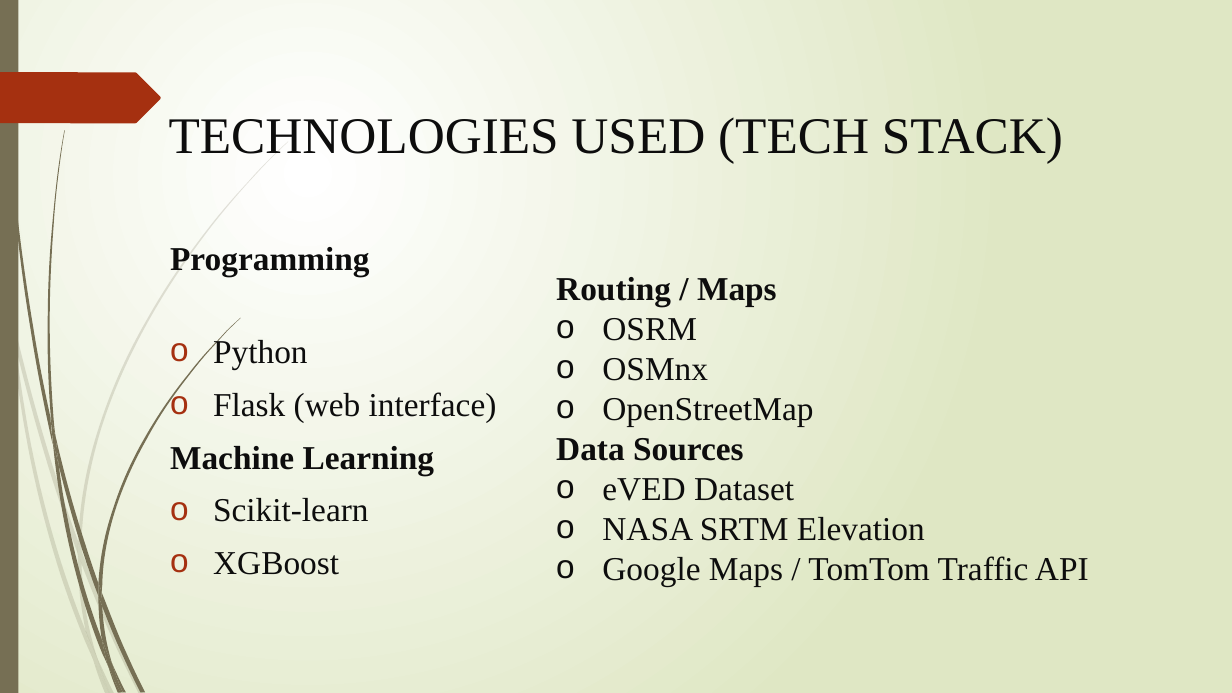
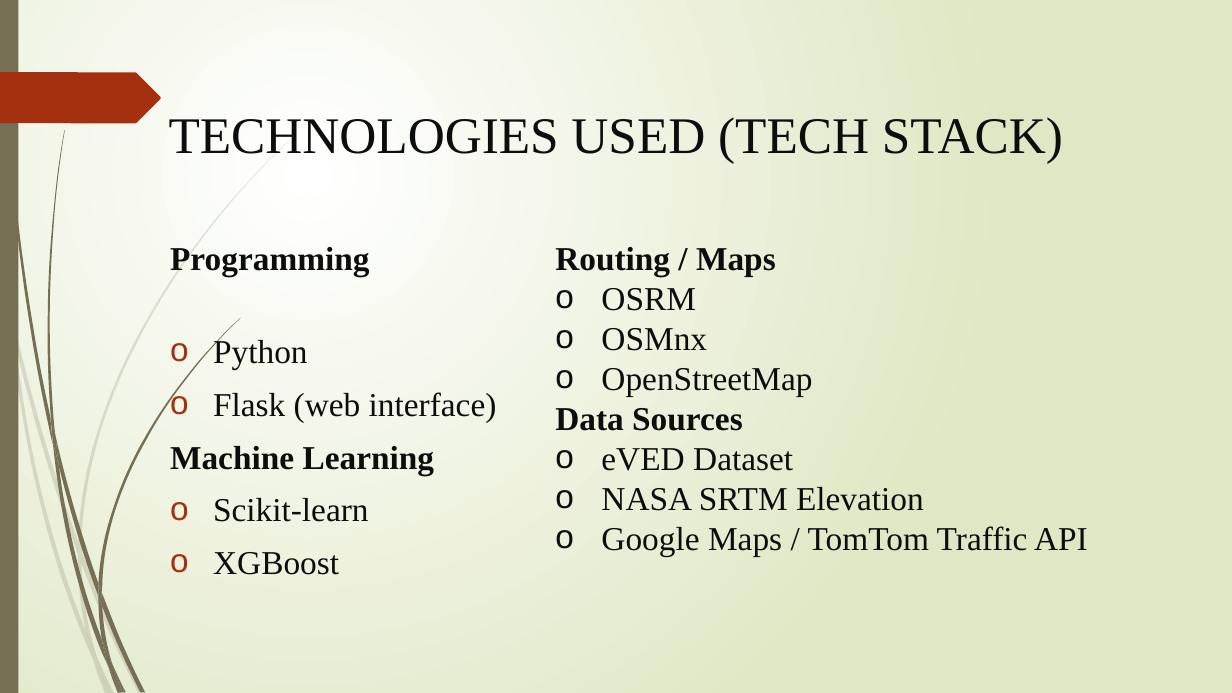
Before and after one commit to Ankit-Pramanick/Fuel_optimization, a slide deck: slide 10 of Project Report.pptx (slide 8 before the commit). Drawn at 1232x693 pixels with LibreOffice and Linux fonts; fonts in the diff are those of the drawing. Boxes give left, top, right and bottom in pixels: in the first picture for what was removed or moved away, otherwise in the second. Text is boxed around its words. In the diff, an @@ line names an element or a change of style, - is before the commit and + after.

```diff
--- a/Project Report.pptx
+++ b/Project Report.pptx
@@ text "Routing / Maps" moved from (x1=556, y1=277, x2=1089, y2=586) to (x1=555, y1=247, x2=1088, y2=557) @@
```
Also in this commit, not shown: 5 other slides changed, 5 slides added, 1 slide removed.
